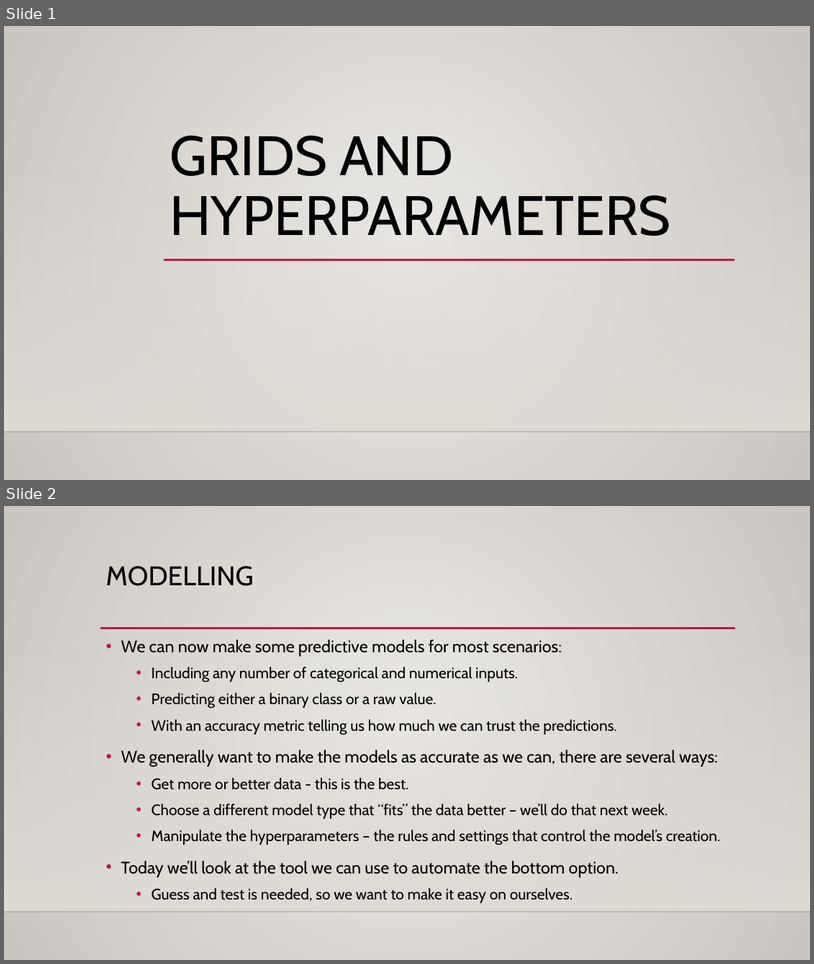
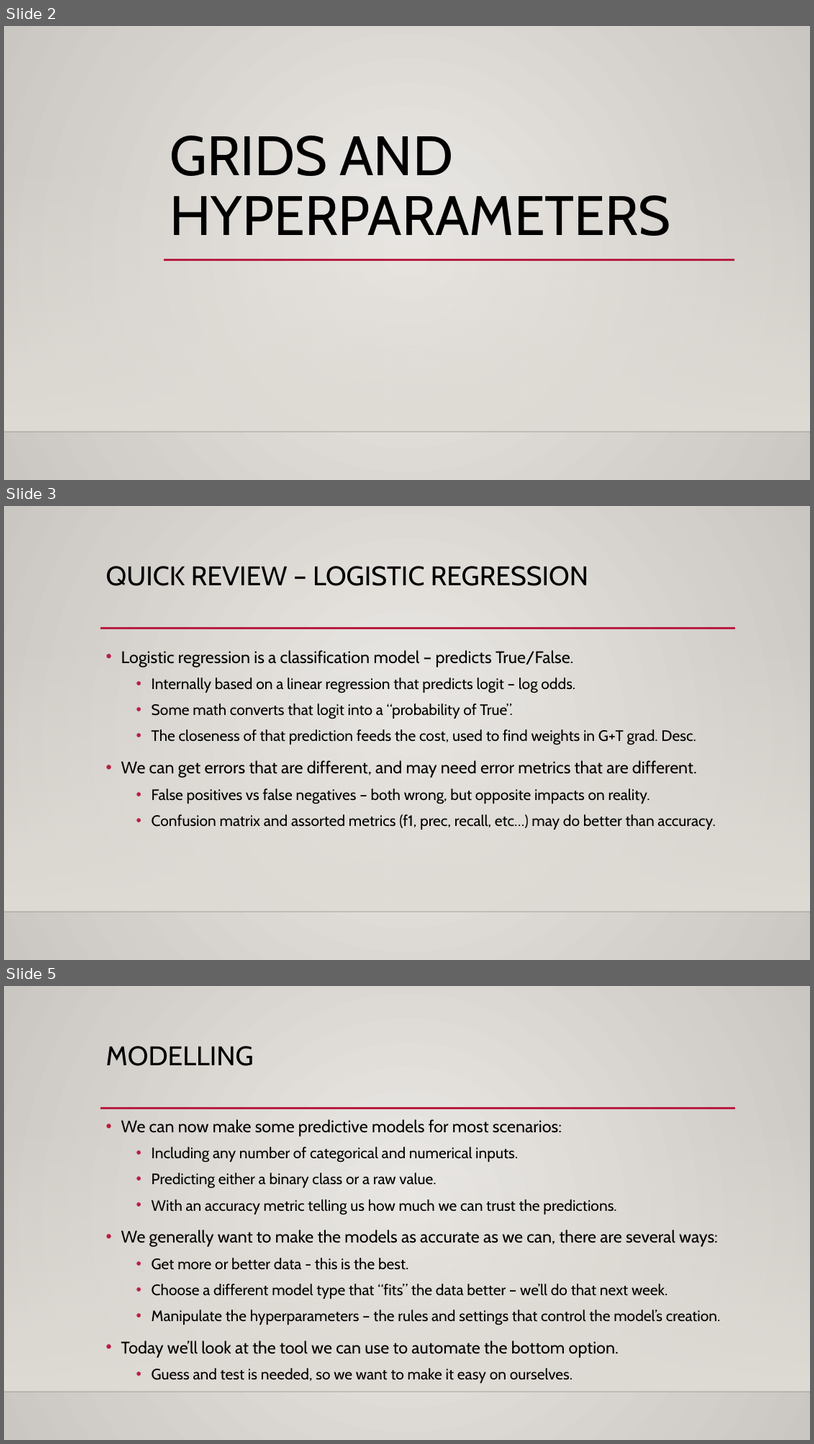
Before and after one commit to AkeemSemper/ML_for_Non_DS_Students, a slide deck: course_resources/slides/Used/017_Gridsearch.pptx. Shown one above the other, each under a label of ours: slides 1 and 2 before the commit, slides 2, 3 and 5 after it; the slides between them are not shown. The pictures are 814x964 and 814x1444 pixels, drawn with LibreOffice and Linux fonts; fonts in the diff are those of the drawing; background and template pictures are left out. Boxes give left, top, right and bottom in pixels: in the first picture for what was removed or moved away, otherwise in the second. Text is boxed around its words. In the diff, an @@ line names an element or a change of style, - is before the commit and + after.

```diff
--- a/course_resources/slides/Used/017_Gridsearch.pptx
+++ b/course_resources/slides/Used/017_Gridsearch.pptx
@@ slide 3 added at <box>4,506,810,960</box>, background gradient #ECEAE7 to #CAC7C1; not listed: 3 template elements that a slide beside it also shows @@
@@ title added at <box>106,566,589,586</box>, 32 pt, text #000000 @@
+QUICK REVIEW – LOGISTIC REGRESSION
@@ text added at <box>121,650,715,829</box>, 18 pt, text #000000 @@
+• Logistic regression is a classification model – predicts True/False.
+  • Internally based on a linear regression that predicts logit – log odds.
+  • Some math converts that logit into a “probability of True”.
+  • The closeness of that prediction feeds the cost, used to find weights in G+T grad. Desc.
+• We can get errors that are different, and may need error metrics that are different.
+  • False positives vs false negatives – both wrong, but opposite impacts on reality.
+  • Confusion matrix and assorted metrics (f1, prec, recall, etc…) may do better than accuracy.
@@ what was slide 1 is now slide 2 @@
@@ what was slide 2 is now slide 5 @@
```
Also in this commit, not shown: 1 slide changed, 2 other slides added, 1 other file.
